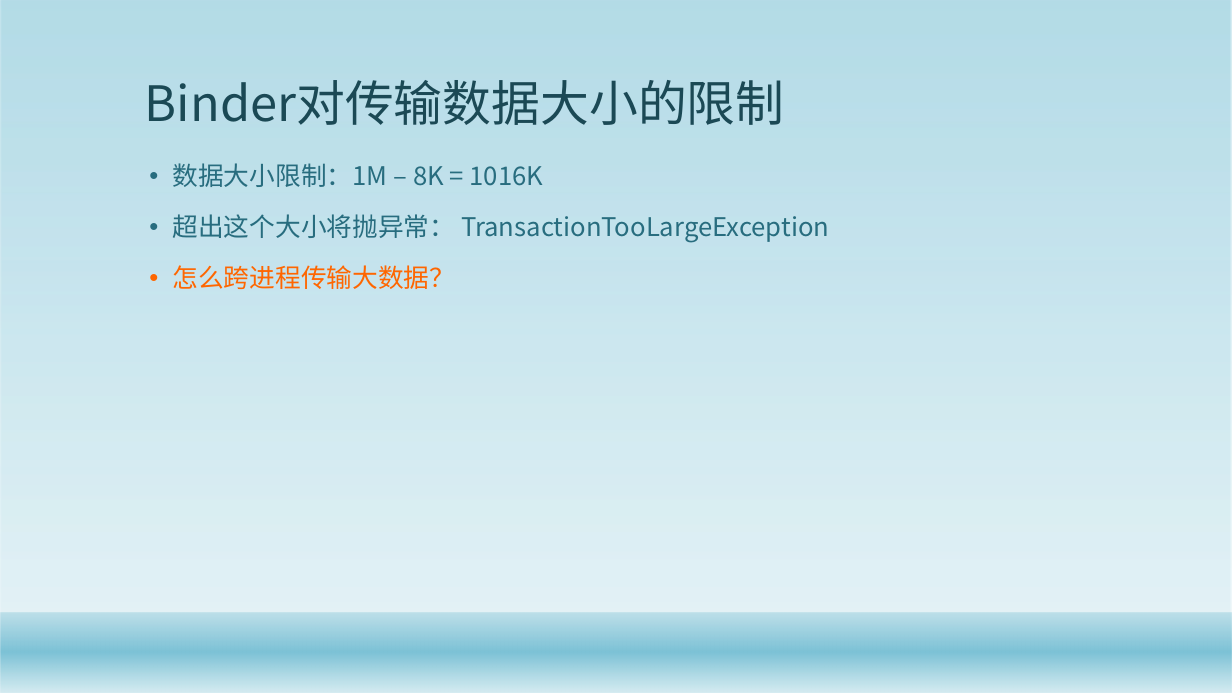
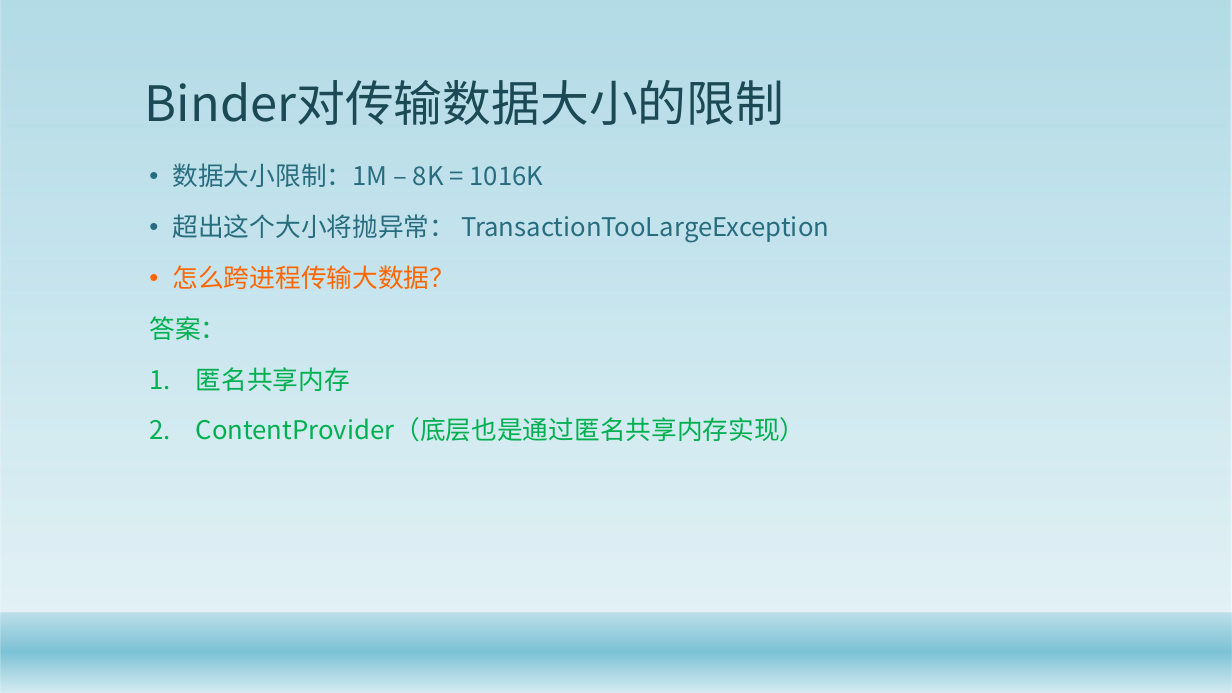
Before and after one commit to gaozhuo/binder-, a slide deck: slide 30 of 技术分享.pptx. Drawn at 1232x693 pixels with LibreOffice and Linux fonts; fonts in the diff are those of the drawing; background and template pictures are left out. Boxes give left, top, right and bottom in pixels: in the first picture for what was removed or moved away, otherwise in the second. Text is boxed around its words. In the diff, an @@ line names an element or a change of style, - is before the commit and + after.

```diff
--- a/技术分享.pptx
+++ b/技术分享.pptx
@@ text at (149,316,806,442): paragraphs added @@
+答案：
+1. 匿名共享内存
+2. ContentProvider（底层也是通过匿名共享内存实现）
```
Also in this commit, not shown: 1 other slide changed, 1 slide added, 7 other files.
